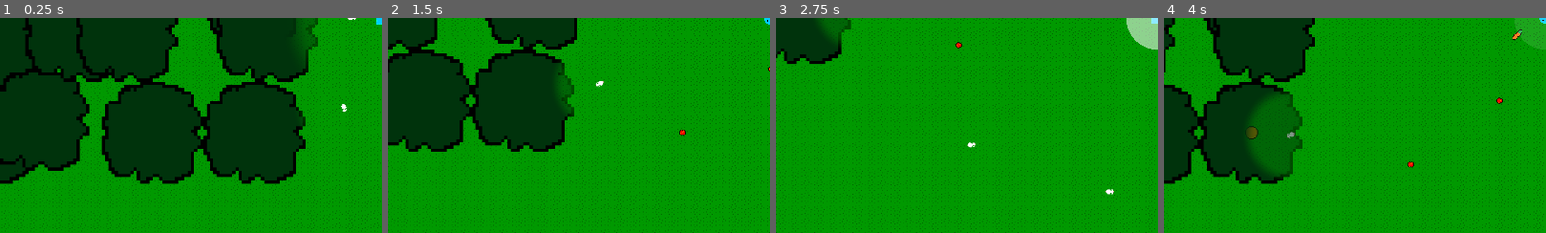
Above: before the commit, frames 1-4 (left to right).
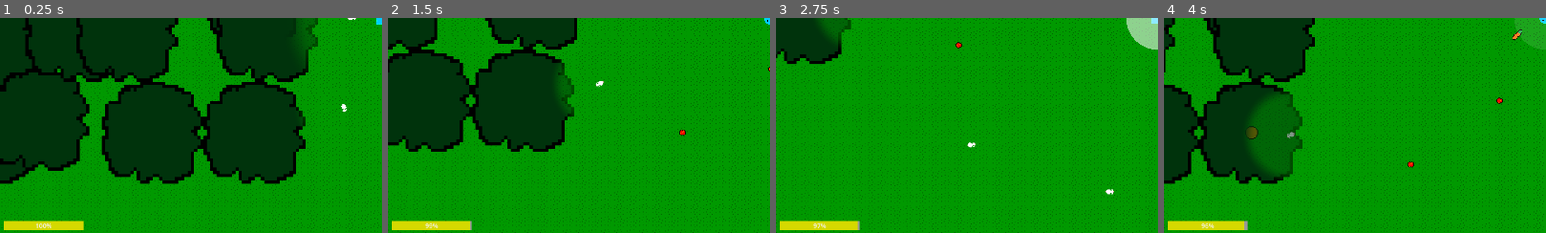
Above: after the commit, the same moments.

Repository: Kyhel/lost-in-pixels
Game: Godot game, scene res://scenes/game.tscn
Two runs of this game, one before a commit and one after it. Both use one fixed random seed, a clock stepped at 60 frames per second and the inputs below.
Inputs:
- Up to frame 1 (0.25 s): no input
- Up to frame 2 (1.5 s): hold Right (ui_right) 0.53-1.28 s; hold F (attack) 0.53-1.28 s; hold Down (ui_down) from 1.28 s (still down); tap Q (spawn_carrot) at 1.35 s
- Up to frame 3 (2.75 s): release Down (ui_down) at 2.03 s; hold Right (ui_right) from 2.03 s (still down); hold F (attack) from 2.03 s (still down)
- Up to frame 4 (4 s): release Right (ui_right) at 2.78 s; release F (attack) at 2.78 s; hold Up (ui_up) 2.78-3.53 s; tap Q (spawn_carrot) at 2.85 s; hold Left (ui_left) from 3.53 s (still down); hold F (attack) from 3.53 s (still down)
The pictures show only the part of the screen within x 0-50%, y 50-100%; the shares and areas given below are measured in that part.

The runs differ from the first frame. In frame 1, 0.9% of the frame differs, in the area x 1-22%, y 94-99%; in frame 2, 0.9%; in frame 3, 0.9%; in frame 4, 0.9%.

Commit message:
Add hunger bar

Diff:
--- a/actors/player/player.gd
+++ b/actors/player/player.gd
@@ -1,3 +1,4 @@
+class_name Player
 extends CharacterBody2D
 
 var base_speed = 200
@@ -11,14 +12,24 @@
 @export var weapon: WeaponData
 var attack_cooldown_timer: float = 0.0
 
+@export var max_hunger: int = 100
+@export var hunger_decay_rate: int = 1 # per second
+@export var hunger: float = max_hunger
+
 @onready var attack_hitbox: Area2D = $AttackHitbox
 @onready var sprite: Sprite2D = $Sprite2D
+
+signal hunger_changed(hunger)
 
 func _ready() -> void:
 	add_to_group("player")
 	_update_attack_hitbox_radius()
 
 func _physics_process(delta):
+
+	hunger -= hunger_decay_rate * delta
+	hunger = clamp(hunger, 0, max_hunger)
+	hunger_changed.emit(hunger)
 
 	var dir = Vector2.ZERO
 
--- a/scenes/game.tscn
+++ b/scenes/game.tscn
@@ -12,6 +12,7 @@
 [ext_resource type="Script" uid="uid://cxhr115mkusyh" path="res://scenes/follow_node.gd" id="9_vtaks"]
 [ext_resource type="Texture2D" uid="uid://3mncudya254l" path="res://assets/PlayerTransparencyMask.png" id="10_dinhu"]
 [ext_resource type="Script" uid="uid://d0328u5hju28x" path="res://scenes/mask_camera.gd" id="11_kvpfn"]
+[ext_resource type="Script" uid="uid://cr322prb20pyg" path="res://ui/hud_root.gd" id="13_kvuet"]
 
 [sub_resource type="ShaderMaterial" id="ShaderMaterial_gee14"]
 shader = ExtResource("3_u5sy4")
@@ -32,6 +33,11 @@
 
 [sub_resource type="ViewportTexture" id="ViewportTexture_vtaks"]
 viewport_path = NodePath("AlphaMaskViewport")
+
+[sub_resource type="StyleBoxFlat" id="StyleBoxFlat_kvuet"]
+
+[sub_resource type="StyleBoxFlat" id="StyleBoxFlat_dinhu"]
+bg_color = Color(0.8358334, 0.85, 0, 1)
 
 [node name="Game" type="Node2D" unique_id=839376987]
 script = ExtResource("1_uwrxv")
@@ -114,3 +120,29 @@
 [node name="DebugAlphaTexture" type="Sprite2D" parent="DebugLayer" unique_id=668197287]
 texture = SubResource("ViewportTexture_vtaks")
 centered = false
+
+[node name="HUDLayer" type="CanvasLayer" parent="." unique_id=1786791756]
+
+[node name="HUDRoot" type="Control" parent="HUDLayer" unique_id=1134732444 node_paths=PackedStringArray("player")]
+layout_mode = 3
+anchors_preset = 15
+anchor_right = 1.0
+anchor_bottom = 1.0
+grow_horizontal = 2
+grow_vertical = 2
+script = ExtResource("13_kvuet")
+player = NodePath("../../World/Entities/Player")
+
+[node name="HungerBar" type="ProgressBar" parent="HUDLayer/HUDRoot" unique_id=1409321148]
+layout_mode = 1
+anchors_preset = 2
+anchor_top = 1.0
+anchor_bottom = 1.0
+offset_left = 10.0
+offset_top = -30.0
+offset_right = 210.0
+offset_bottom = -7.0
+grow_vertical = 0
+theme_override_styles/background = SubResource("StyleBoxFlat_kvuet")
+theme_override_styles/fill = SubResource("StyleBoxFlat_dinhu")
+value = 50.0
--- /dev/null
+++ b/ui/hud_root.gd
@@ -0,0 +1,20 @@
+extends Control
+
+@export var player: Player
+
+@onready var hunger_bar = $HungerBar
+
+# Called when the node enters the scene tree for the first time.
+func _ready() -> void:
+
+	player.hunger_changed.connect(self._on_hunger_changed)
+
+	# Initialize the bar
+	hunger_bar.min_value = 0
+	hunger_bar.max_value = player.max_hunger
+	hunger_bar.value = player.hunger
+
+
+# Called every frame. 'delta' is the elapsed time since the previous frame.
+func _on_hunger_changed(hunger: float):
+	hunger_bar.value = hunger
Not shown, added: ui/hud_root.gd.uid
